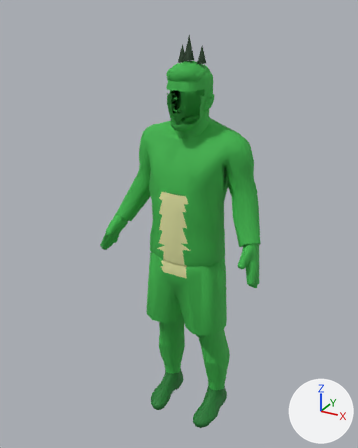
The glTF model public/models/outfits/spike-hood-male.glb, before and after one commit.
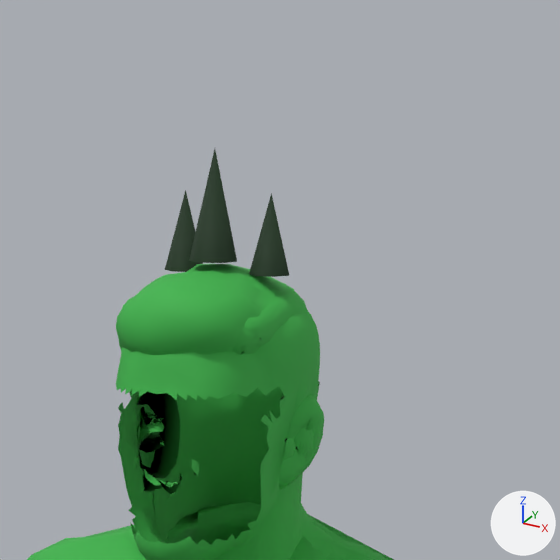
Each version appears first whole from a 50 mm camera at (0.962, -1.817, 0.949) aimed at (-0.098, 0.11, -0.014), and next in a close-up on the part from 39% to 75% of the width and 0% to 29% of the height. The axes (+X, +Y, +Z) are drawn at lower right. The lights are the same throughout. The last two pictures show the newer version. Vertices at exactly the same position are counted once.

Names of what the first close-up shows: 'spike-hood'.
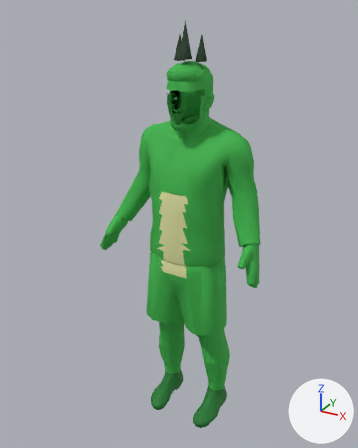
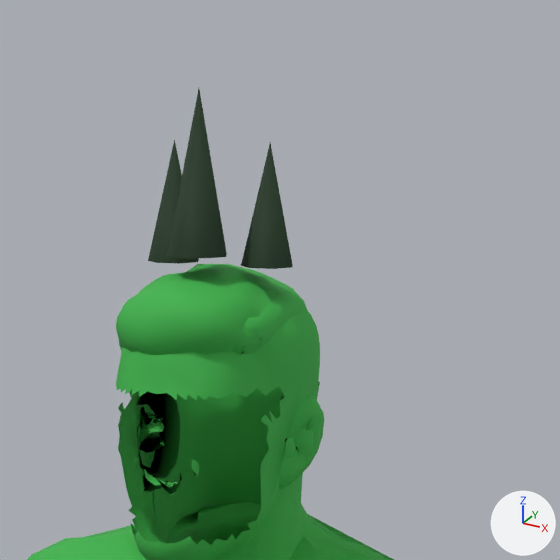
Location of each change, (x1, y1, x2, y2) in pixels of the close-ups (560 x 560 px; the box of a moved part takes in the faces that stretch with it):
'spike-hood', reshaped: before (27, 149, 394, 560); after (27, 89, 394, 560)
part 1 of me_spike_hood, moved or reshaped: before (189, 149, 237, 263); after (167, 89, 227, 258)
part 2 of me_spike_hood, moved or reshaped: before (249, 193, 289, 277); after (241, 143, 293, 269)
part 3 of me_spike_hood, moved or reshaped: before (165, 190, 203, 272); after (148, 139, 199, 264)

Edits to the bpy script that builds the scene:
```text
Change me_spike_hood:
    used by ob_spike_hood; location = (0.0, 0.0, 0.0)
    remove me_spike_hood.from_pydata(...)  # 2870 vertices, 5253 faces; spans x -0.39..0.39, y -0.16..0.45, z -1.0..0.85
    add me_spike_hood.from_pydata(...)  # 2870 vertices, 5253 faces; spans x -0.39..0.39, y -0.16..0.45, z -1.0..0.9
    me_spike_hood part 1: the loose piece of 8 vertices spanning x -0.01..0.04, y -0.03..0.01, z 0.76..0.85 is scaled about its middle by (1.23, 1.23, 1.45), then moved by (0.0, -0.03, 0.03)
    me_spike_hood part 2: the loose piece of 8 vertices spanning x 0.04..0.07, y 0.0..0.04, z 0.74..0.81 is scaled about its middle by (1.27, 1.27, 1.5), then moved by (0.0, -0.01, 0.03)
    me_spike_hood part 3: the loose piece of 8 vertices spanning x -0.05..-0.01, y 0.0..0.04, z 0.74..0.81 is scaled about its middle by (1.27, 1.27, 1.5), then moved by (0.0, -0.01, 0.03)
```
